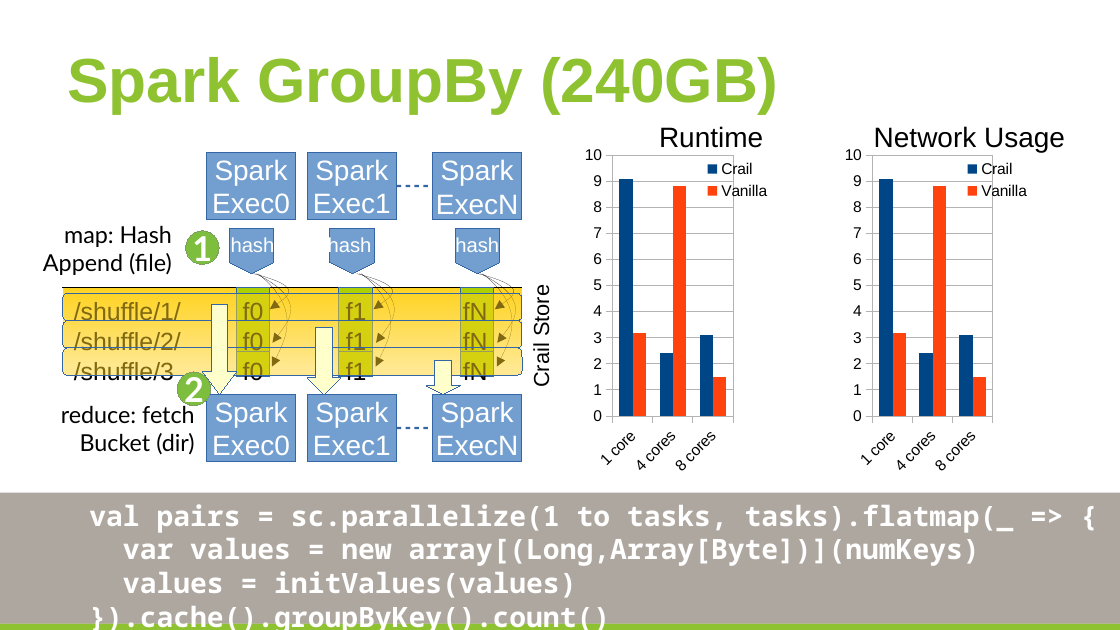
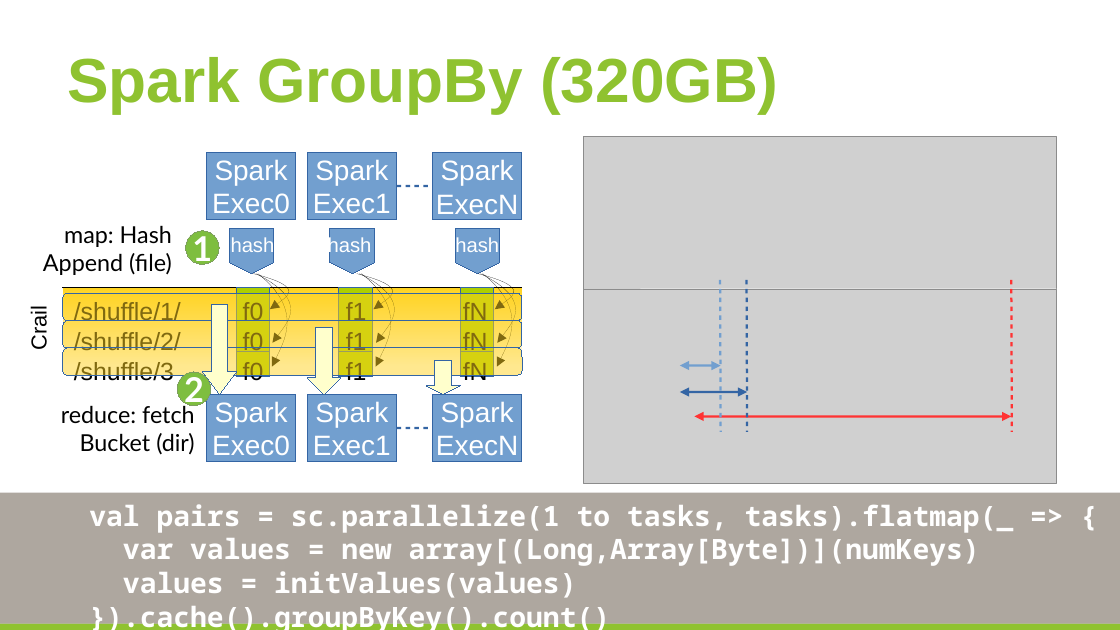
Before and after one commit to huangyibo/spark-summit-17, a slide deck: slide 22 of template.odp. Drawn at 1120x630 pixels with LibreOffice and Linux fonts; fonts in the diff are those of the drawing; grey boxes stand for pictures; background and template pictures are left out. Boxes give left, top, right and bottom in pixels: in the first picture for what was removed or moved away, otherwise in the second. Text is boxed around its words. In the diff, an @@ line names an element or a change of style, - is before the commit and + after.

```diff
--- a/template.odp
+++ b/template.odp
@@ title at (67,57,778,113): text changed @@
-Spark GroupBy (240GB)
+Spark GroupBy (320GB)
@@ column chart removed at (580,140,816,482) @@
-categories: 1 core, 4 cores, 8 cores
-Crail: 9.1, 2.4, 3.1
-Vanilla: 3.2, 8.8, 1.5
@@ picture added at (584,137,1056,334) @@
@@ text removed at (659,126,763,148) @@
-Runtime
@@ column chart removed at (840,140,1076,482) @@
-categories: 1 core, 4 cores, 8 cores
-Crail: 9.1, 2.4, 3.1
-Vanilla: 3.2, 8.8, 1.5
@@ text removed at (874,126,1065,152) @@
-Network Usage
@@ picture added at (584,290,1057,484) @@
@@ rectangle added at (641,289,1056,337), fill #FFFFFF @@
@@ line added from (720, 280) to (720, 432), #729FCF 1.45 pt @@
@@ line added from (747, 280) to (747, 432), #3465A4 1.45 pt @@
@@ line added from (1011, 280) to (1011, 432), #FF3333 1.45 pt @@
@@ text at (27,311,51,349): text changed @@
-Crail Store
+Crail
@@ double arrow added from (680, 365) to (720, 365), #729FCF 1.45 pt @@
@@ double arrow added from (680, 392) to (747, 392), #3465A4 1.45 pt @@
@@ double arrow added from (694, 417) to (1011, 417), #FF3333 1.45 pt @@
```
Also in this commit, not shown: 5 other files.
